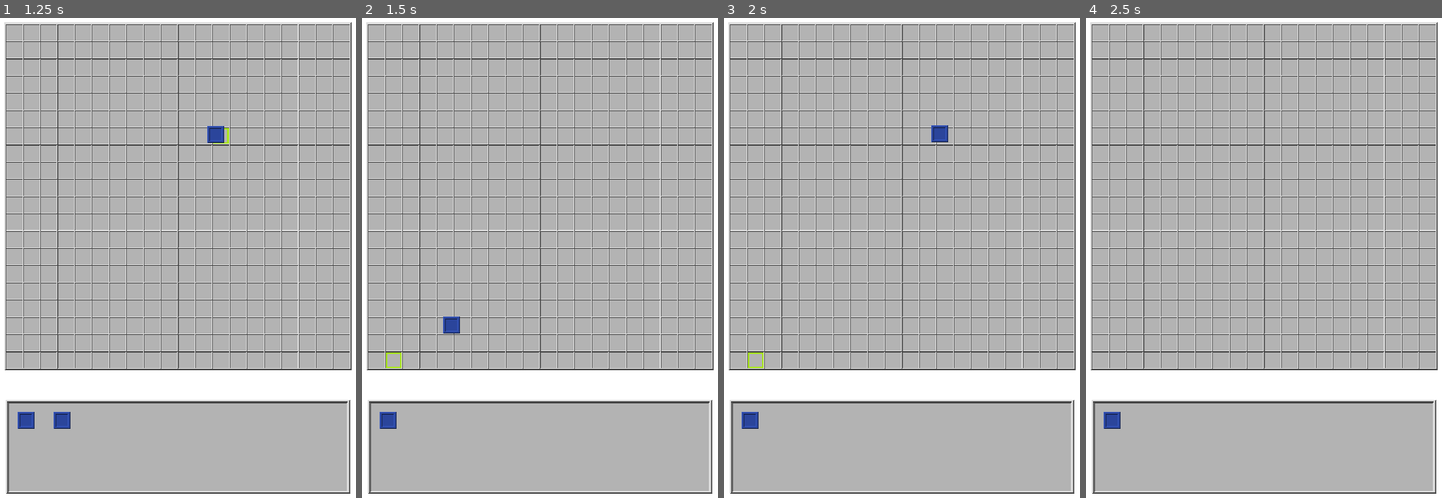
Above: before the commit, frames 1-4 (left to right).
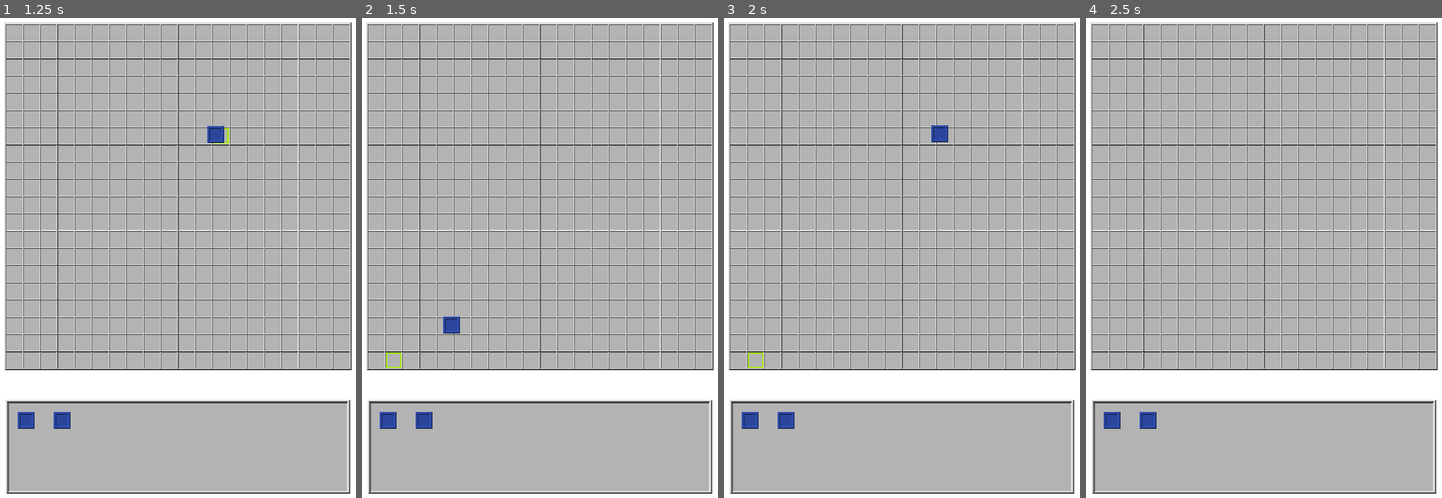
Above: after the commit, the same moments.

Repository: AntonDanylenko/godotBlokus
Game: Godot game, scene res://data/HUD.tscn
Two runs of this game, one before a commit and one after it. Both use one fixed random seed, a clock stepped at 60 frames per second and the inputs below.
Inputs (mouse positions are in pixels of both pictures, inside the frame that each line leads up to):
- Up to frame 1 (1.25 s): tap Enter at 0.5 s; drag from (24, 421) to (217, 133) at 0.52 s
- Up to frame 2 (1.5 s): tap Space at 1.25 s; drag from (386, 421) to (579, 133) at 1.27 s
- Up to frame 3 (2 s): no input
- Up to frame 4 (2.5 s): tap Enter at 2 s; move the mouse to (1110, 421) at 2.02 s; click (1110, 421) at 2.17 s

Frame 1 is identical in both runs. In frame 2, 0.2% of the frame differs, in the area x 15-20%, y 82-86%; in frame 3, 0.2%; in frame 4, 0.2%.

Commit message:
Return pieces to tray if not placed on board.

Diff:
--- a/src/Board.gd
+++ b/src/Board.gd
@@ -24,5 +24,5 @@
 # Signal functions
 func _on_HUD_piece_placed(color, location):
 	board[location.y][location.x] = color
-	print_board()
+#	print_board()
 	get_node("PlacedTiles"+color).set_cellv(location,0)
--- a/src/HUD.gd
+++ b/src/HUD.gd
@@ -26,6 +26,21 @@
 								clamp(stepify(piecePosition.y-TILESIZE.y/2, TILESIZE.y),0,BOARDSIZE.y-TILESIZE.y))
 	return nearestSquare
 
+func _instantiate_piece(type):
+	# Instantiate a piece
+	var pieceContainerScene = load("res://data/PieceContainer.tscn")
+	var pieceContainer = pieceContainerScene.instance()
+	$PieceTray/TrayScroll/InnerTray.add_child(pieceContainer)
+	var piece = pieceContainer.get_node("Piece")
+	# Connect signals and instantiate pieceDict.
+	piece.connect("pickedup", self, "_on_Piece_pickedup")
+	piece.connect("dropped", self, "_on_Piece_dropped")
+	piece.connect("overBoard", self, "_on_Piece_overBoard")
+	piece.connect("notOverBoard", self, "_on_Piece_notOverBoard")
+	pieceDict[piece] = {}
+	pieceDict[piece]["overBoard"] = false
+	pieceDict[piece]["type"] = type
+
 
 func _ready():
 	# Instantiate globals
@@ -33,23 +48,10 @@
 	BOARDSIZE = $Board.rect_size
 	TILESIZE = $Board/BoardTiles.cell_size * $Board/BoardTiles.scale
 	TRAYGP = $PieceTray/TrayScroll/InnerTray.rect_position
-	var pieceContainerScene = load("res://data/PieceContainer.tscn")
 
 	# Instantiate pieces
-	# Set piece locations on piece tray, connect signals, and instantiate pieceDict.
-	for _i in range(3):
-		var pieceContainer = pieceContainerScene.instance()
-		$PieceTray/TrayScroll/InnerTray.add_child(pieceContainer)
-		var piece = pieceContainer.get_node("Piece")
-#		var piecePosition = Vector2(TRAYGP.x + i*TILESIZE.x*2,TRAYGP.y)
-#		piece.get_node("Sprite").global_position = piecePosition
-#		piece.get_node("CollisionShape2D").global_position = piecePosition
-		piece.connect("pickedup", self, "_on_Piece_pickedup")
-		piece.connect("dropped", self, "_on_Piece_dropped")
-		piece.connect("overBoard", self, "_on_Piece_overBoard")
-		piece.connect("notOverBoard", self, "_on_Piece_notOverBoard")
-		pieceDict[piece] = {}
-		pieceDict[piece]["overBoard"] = false
+	for type in [1,1,1]:
+		_instantiate_piece(type)
 
 
 func _process(_delta):
@@ -91,8 +93,8 @@
 	add_child(curPiece)
 
 func _on_Piece_dropped(id):
+	print(str(id) + " Dropped")
 	# Snap piece to nearest tile when dropped over board.
-	print(str(id) + " Dropped")
 	if pieceDict[id]["overBoard"]:
 		# Remove outline from nearest square.
 		if curSelected != null:
@@ -100,12 +102,14 @@
 			curSelected = null
 		# Get board coordinate of drop.
 		var nearestSquare = _get_nearest_square(id)
-#		var globalNearestSquare = Vector2(nearestSquare.x+BOARDGP.x+TILESIZE.x/2,nearestSquare.y+BOARDGP.y+TILESIZE.y/2)
-#		id.get_node("Sprite").global_position = globalNearestSquare
-#		id.get_node("CollisionShape2D").global_position = globalNearestSquare
 		var nearestSquareIndex = Vector2(nearestSquare.x/TILESIZE.x, nearestSquare.y/TILESIZE.y)
+		# Remove piece from HUD and signal board that it has been placed.
 		remove_child(id)
 		emit_signal("piece_placed", id.get_color(), nearestSquareIndex)
+	# Place piece back on tray if dropped anywhere other than board.
 	else:
-		$PieceTray/TrayScroll/InnerTray.add_child(id)
+		remove_child(id)
+		var type = pieceDict[id]["type"]
+		pieceDict.erase(id)
+		_instantiate_piece(type)
 	curPiece = null
